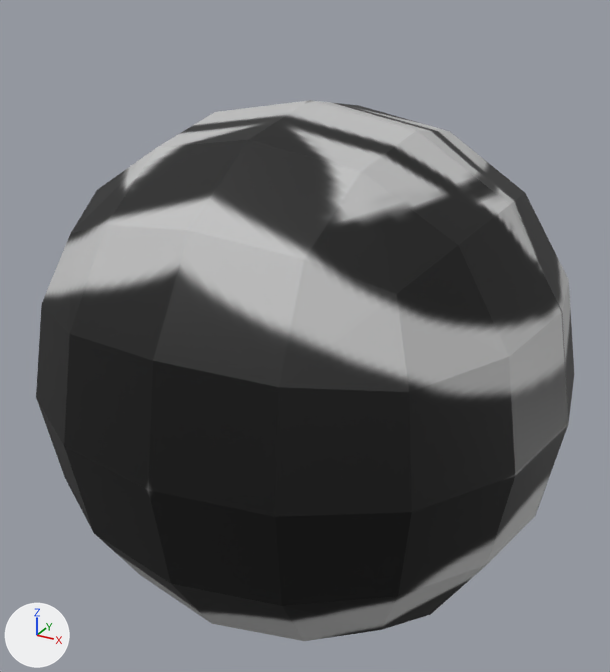
The Blender file models/Blender/PUMI.blend, before and after one commit.
Before and after are seen from a 50 mm camera at (31.6, -58.3, 48.6) aimed at (-0.3, -0.2, 19.5). Arrows for +X, +Y and +Z are at lower left; the lights stay in place.
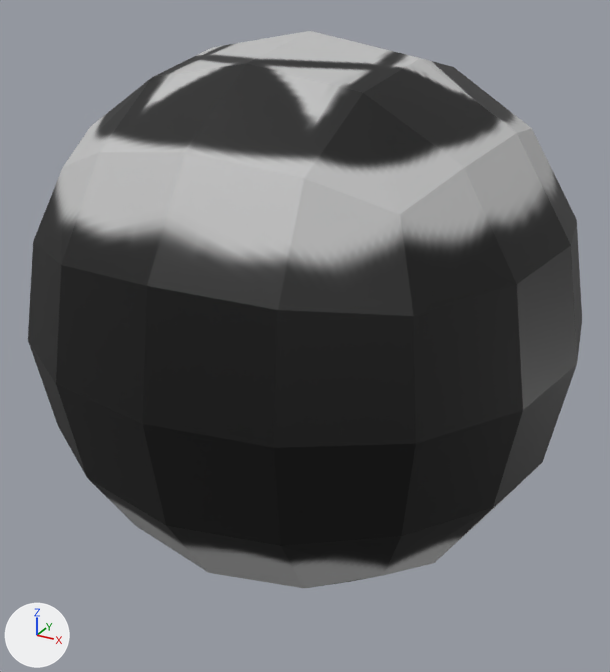
Commit message: 8-Ball MD3 model fixes (PUMI.md3)

What differs and where, as boxes [x1, y1, x2, y2] in the pictures (610 x 672 px):
```json
{"object": "Cube", "change": "moved", "before": [36, 100, 574, 641], "after": [28, 31, 582, 588]}
```

The change, as JSON lines over the scene's bpy script:
```json
{"block": "me_cube_001", "where": "me_cube_001.from_pydata(...)  # 19 vertices, 12 faces; spans x 0.0..1.007, y -1.007..0.0, z 0.0..1.007"}
{"block": "me_cube_001", "where": "# used by ob_cube; location = (0.0, 0.0, 17.0); rotation_euler = (0.0, 0.0, 1.571), in degrees (0, 0, 90); scale = (22.0, 22.0, 22.0)"}
{"block": "me_cube_001", "change": "me_cube_001 part 1: texture (UV) coordinates of 12 of 12 faces, centred in x 0.184..0.94, y -0.94..-0.184, z 0.184..0.94, changed; they spanned u 0.0..1.0, v 0.0..1.0 and now span u 0.01..1.0, v 0.01..0.99"}
{"op": "set", "path": "ob_cube.location", "old": "(0.0, 0.0, 17.0)", "new": "(0.0, 0.0, 22.0)"}
```
